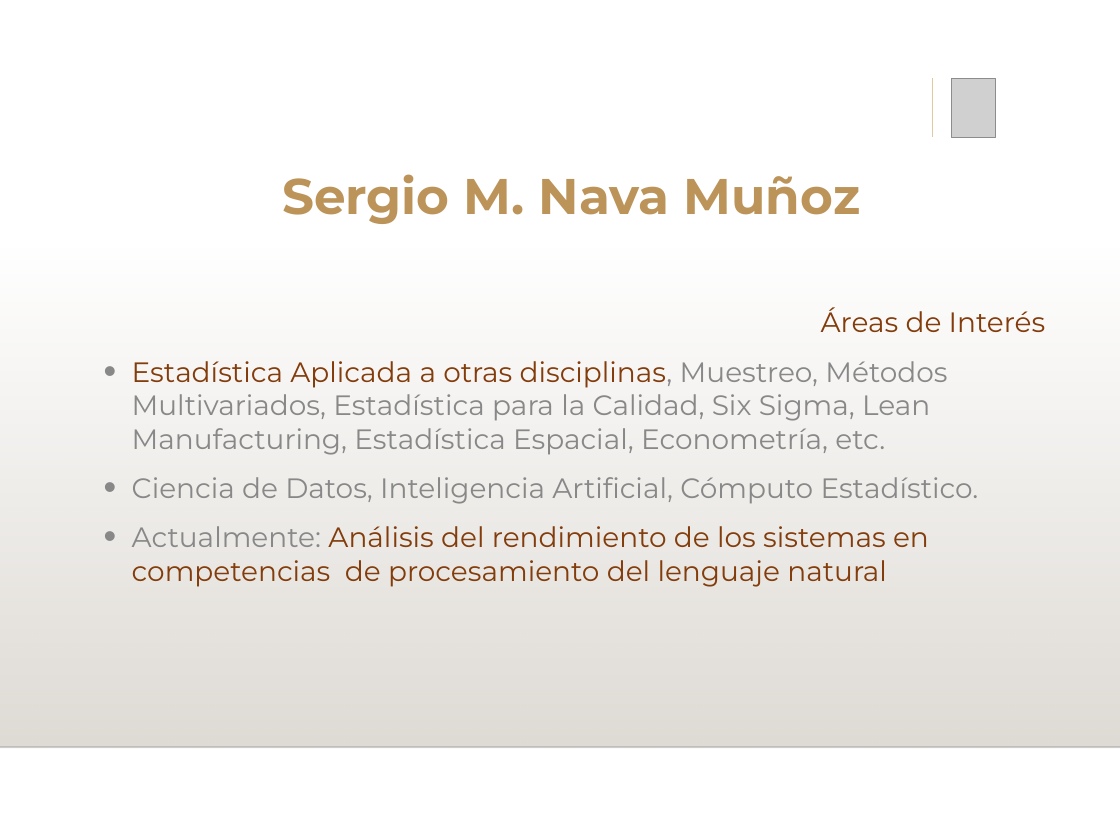
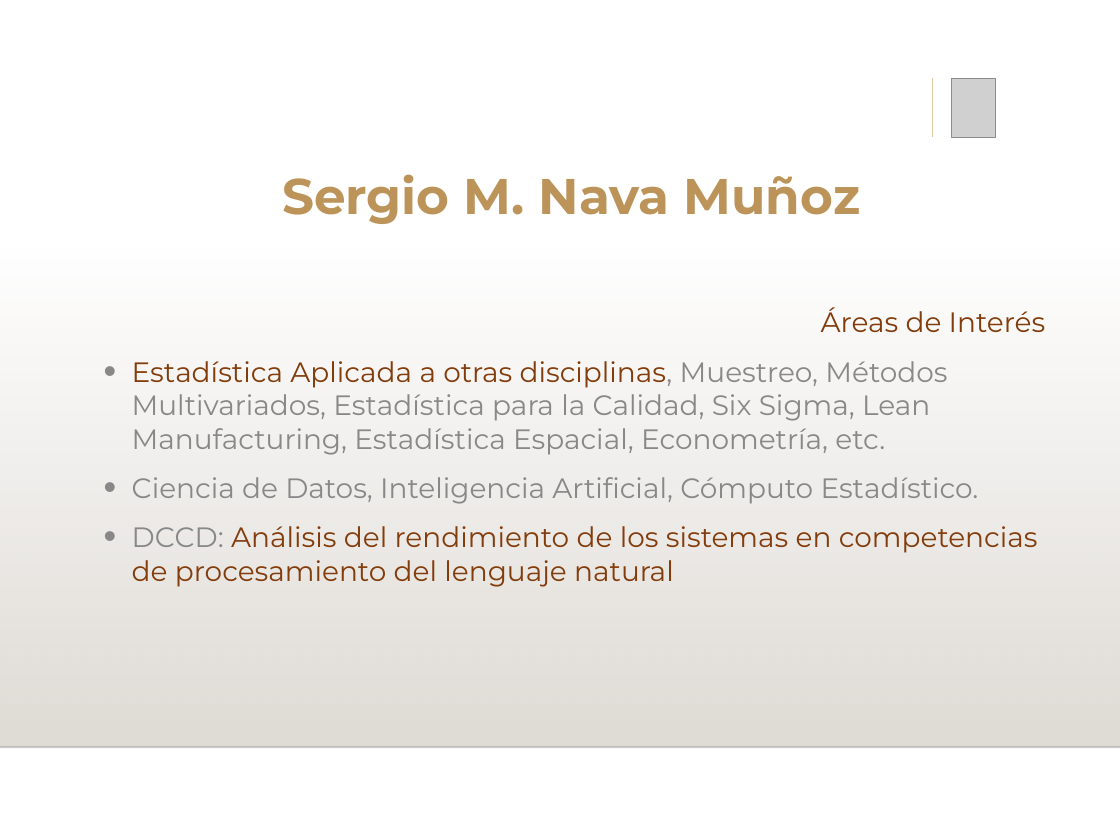
Before and after one commit to NavaSergio/Docencia_varios, a slide deck: slide 3 of SeminarioProyectos1/Presentación SMNM.pptx. Drawn at 1120x840 pixels with LibreOffice and Linux fonts; fonts in the diff are those of the drawing; grey boxes stand for pictures; background and template pictures are left out. Boxes give left, top, right and bottom in pixels: in the first picture for what was removed or moved away, otherwise in the second. Text is boxed around its words. In the diff, an @@ line names an element or a change of style, - is before the commit and + after.

```diff
--- a/SeminarioProyectos1/Presentación SMNM.pptx
+++ b/SeminarioProyectos1/Presentación SMNM.pptx
@@ text at [132, 526, 1038, 587]: text changed @@
-• Actualmente: Análisis del rendimiento de los sistemas en competencias de procesamiento del lenguaje natural
+• DCCD: Análisis del rendimiento de los sistemas en competencias de procesamiento del lenguaje natural
```
Also in this commit, not shown: 5 other slides changed, 17 other files.
